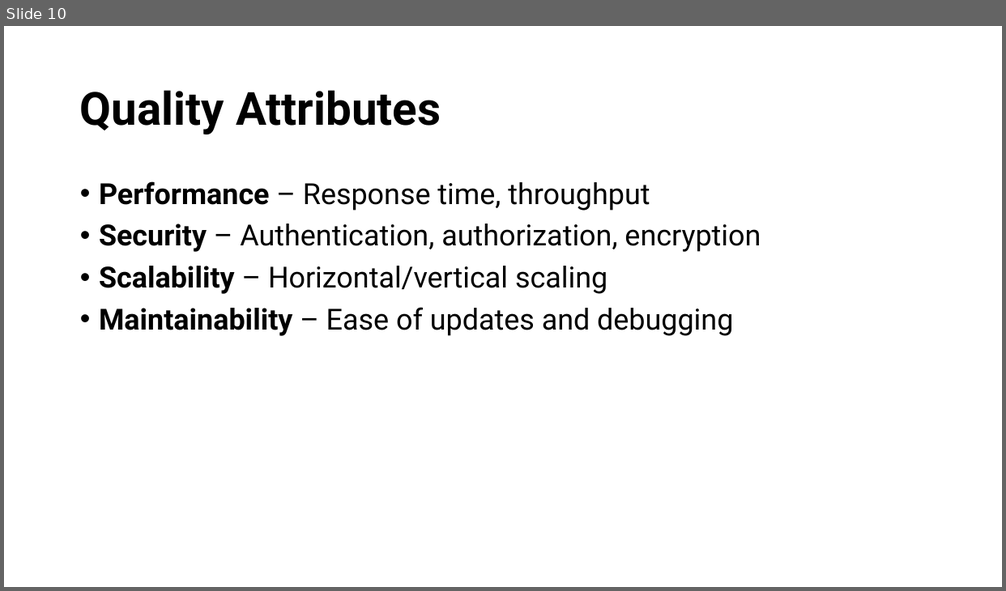
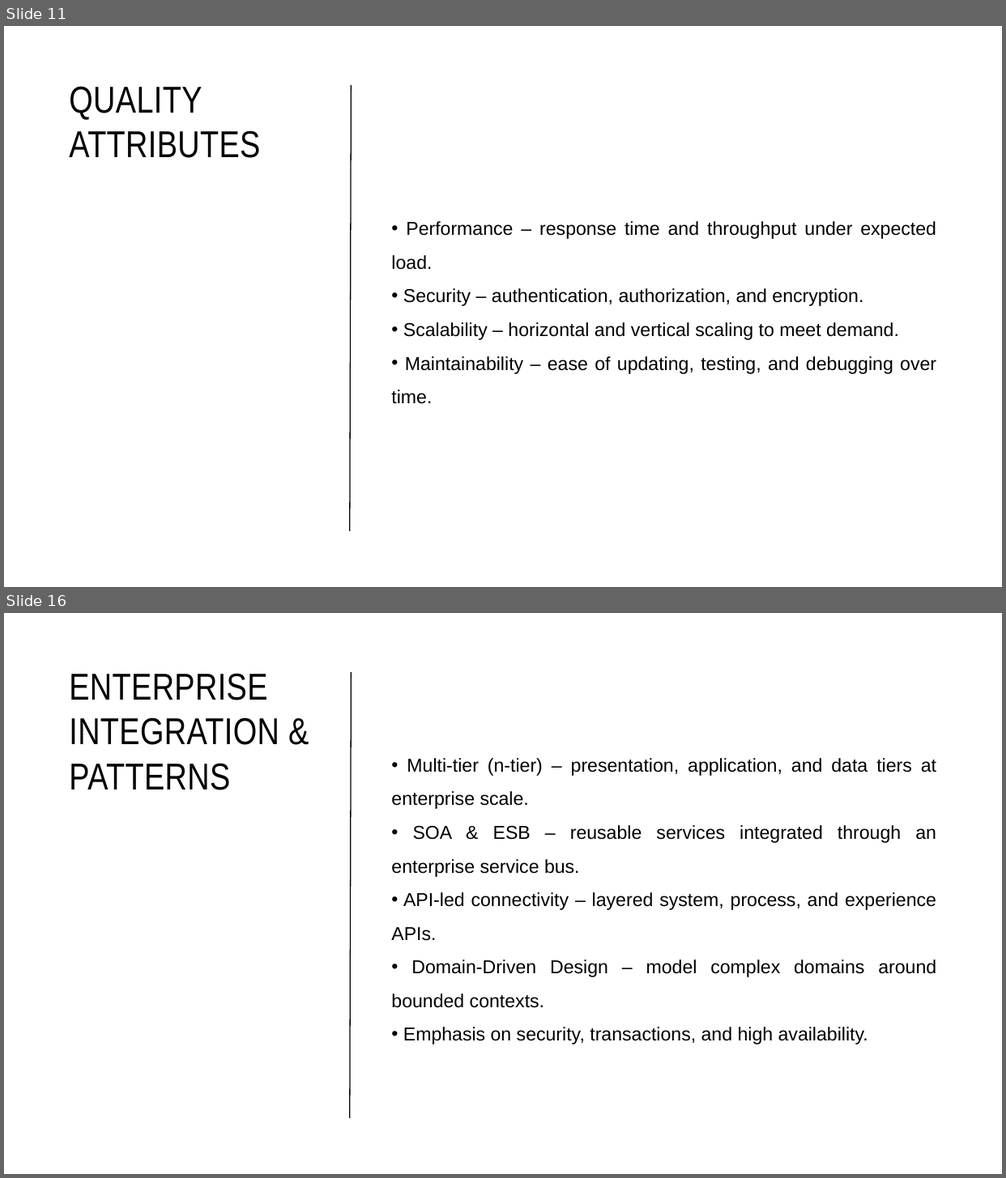
Before and after one commit to JonathanSolisP/design-course, a slide deck: Semana 6/Software Architecture.pptx. Shown one above the other, each under a label of ours: slide 10 before the commit, slides 11 and 16 after it; the slides between them are not shown. The pictures are 1006x591 and 1006x1178 pixels, drawn with LibreOffice and Linux fonts; fonts in the diff are those of the drawing. Boxes give left, top, right and bottom in pixels: in the first picture for what was removed or moved away, otherwise in the second. Text is boxed around its words. In the diff, an @@ line names an element or a change of style, - is before the commit and + after.

```diff
--- a/Semana 6/Software Architecture.pptx
+++ b/Semana 6/Software Architecture.pptx
@@ slide 16 added at (4,613,1002,1174), background #FFFFFF @@
@@ title added at (69,673,279,790), 36 pt, text #000000 @@
+ENTERPRISE INTEGRATION & PATTERNS
@@ line added from (350, 1118) to (351, 672), #000000 1 pt @@
@@ text added at (391,758,936,1045), 18 pt, text #000000 @@
+• Multi-tier (n-tier) – presentation, application, and data tiers at enterprise scale.
+• SOA & ESB – reusable services integrated through an enterprise service bus.
+• API-led connectivity – layered system, process, and experience APIs.
+• Domain-Driven Design – model complex domains around bounded contexts.
+• Emphasis on security, transactions, and high availability.
@@ what was slide 10 is now slide 11 @@
@@ slide 11 changed as well @@
@@ title "QUALITY ATTRIBUTES" at (69,86,260,158): vertical alignment middle to top @@
@@ title at (69,86,260,158): text changed; size 44 to 36 pt; font Roboto to Arial Narrow; bold off @@
-Quality Attributes
+QUALITY ATTRIBUTES
@@ line added from (350, 531) to (351, 85), #000000 1 pt @@
@@ text "Performance – response time and ..." at (391,221,936,404): vertical alignment top to middle @@
@@ text at (391,221,936,404): text changed; size 28 to 18 pt; font Roboto to Arial @@
-• Performance – Response time, throughput
-• Security – Authentication, authorization, encryption
-• Scalability – Horizontal/vertical scaling
-• Maintainability – Ease of updates and debugging
+• Performance – response time and throughput under expected load.
+• Security – authentication, authorization, and encryption.
+• Scalability – horizontal and vertical scaling to meet demand.
+• Maintainability – ease of updating, testing, and debugging over time.
```
Also in this commit, not shown: 12 other slides changed, 6 other slides added, 38 other files.
